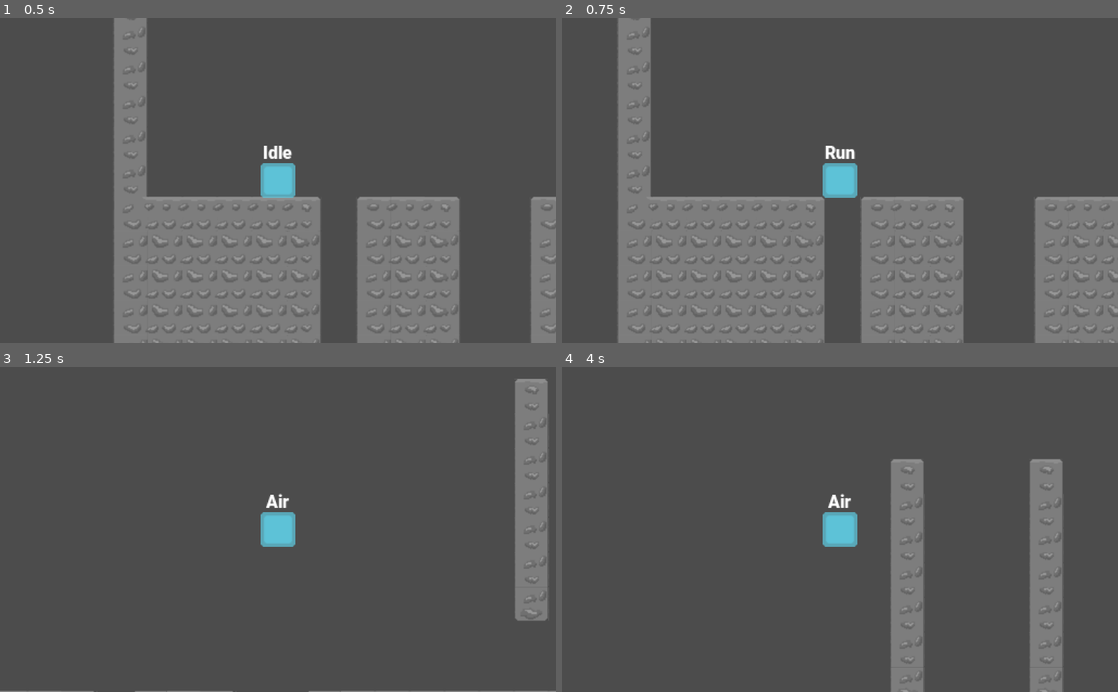
Above: before the commit, frames 1-4 (two rows, left to right).
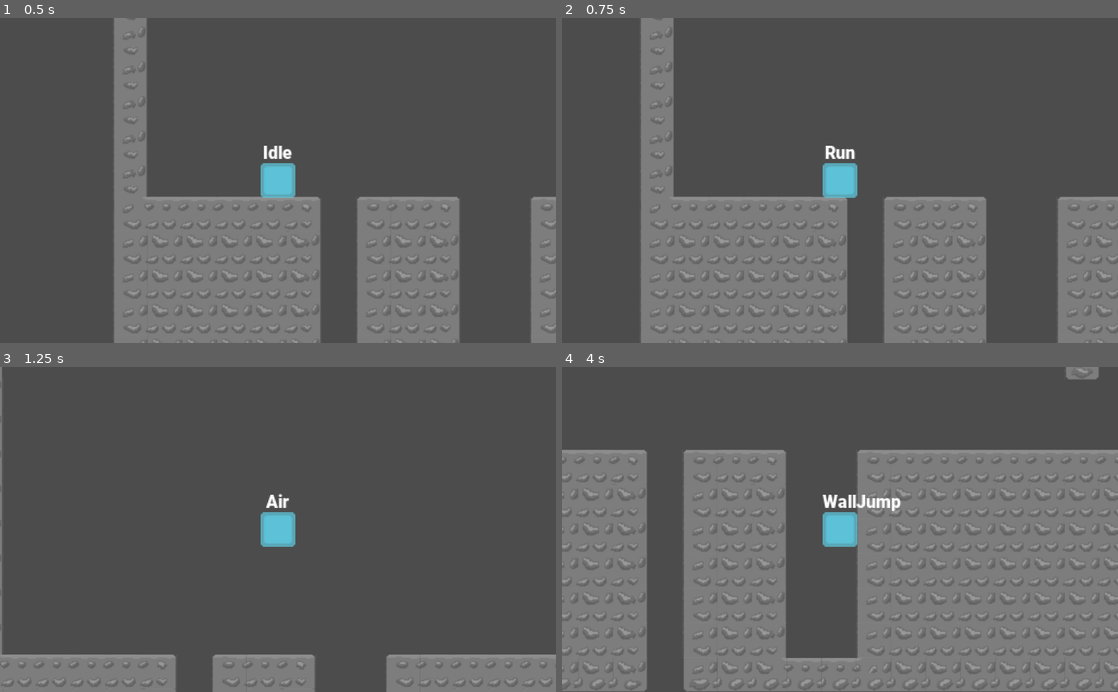
Above: after the commit, the same moments.

Repository: Vikrant0-7/Icecube_Adventure
Game: Godot game, scene res://Test.tscn
Same seed, same stepped clock (60 frames per second), same inputs: the game is played once before the commit and once after it. The project has no main scene, so this scene is started directly. The engine's default icon, where the game draws it, is replaced by a stand-in: a white triangle on a blue panel in a dark square.
Inputs:
- Up to frame 1 (0.5 s): no input
- Up to frame 2 (0.75 s): tap Enter at 0.5 s; hold Right (Right) from 0.53 s (still down); hold Shift (Sprint) from 0.53 s (still down)
- Up to frame 3 (1.25 s): keep holding Right (Right); keep holding Shift (Sprint); tap Up (Jump) at 0.77, 1.07 s; tap S (duck) at 0.8 s
- Up to frame 4 (4 s): release Shift (Sprint) at 1.28 s; tap S (duck) at 1.35, 3.05 s; tap Up (Jump) at 1.52, 1.55, 1.82, 3.02, 3.32, 3.77, 3.8 s; release Right (Right) at 2.03 s; hold Left (Left) 2.03-2.78 s; hold Up (Jump) 2.03-2.78 s; tap Shift (Sprint) at 2.3, 2.85 s; hold Right (Right) from 2.78 s (still down); hold S (duck) from 3.53 s (still down)

Frame 1 is identical in both runs. In frame 2, 16% of the frame differs, in the area x 9-100%, y 0-100%; in frame 3, 13%; in frame 4, 52%, in the area x 0-100%, y 0-100%.

Commit message:
Added Inspector script to player

Diff:
--- a/Prefabs/Enemies/Enemy_Basic.tscn
+++ b/Prefabs/Enemies/Enemy_Basic.tscn
@@ -12,11 +12,15 @@
 [sub_resource type="DynamicFont" id=2]
 font_data = ExtResource( 3 )
 
+[sub_resource type="CircleShape2D" id=3]
+
 [node name="Enemy_Basic" type="KinematicBody2D"]
 z_index = 10
 collision_layer = 4
 collision_mask = 2
 script = ExtResource( 2 )
+can_detect_player/detect_player = false
+can_detect_player/radius = 0.0
 
 [node name="Sprite" type="Sprite" parent="."]
 scale = Vector2( 0.5, 0.5 )
@@ -52,6 +56,11 @@
 cast_to = Vector2( 0, 7 )
 collision_mask = 2
 
+[node name="Area2D" type="Area2D" parent="State_Machine/Patrol/Move_with_you"]
+
+[node name="CollisionShape2D" type="CollisionShape2D" parent="State_Machine/Patrol/Move_with_you/Area2D"]
+shape = SubResource( 3 )
+
 [node name="VisibilityEnabler2D" type="VisibilityEnabler2D" parent="."]
 position = Vector2( -0.5, -0.5 )
 scale = Vector2( 1.95, 1.95 )
--- a/Prefabs/Player.tscn
+++ b/Prefabs/Player.tscn
@@ -25,6 +25,27 @@
 z_index = 20
 collision_mask = 34
 script = ExtResource( 3 )
+Run/SPEED = 4.0
+Run/acceleration = 1.0
+Run/friction = 1.0
+Run/SPRINT_SPEED = 8.0
+Run/sprint_acceleration = 1.0
+Run/sprint_stamina = 20.0
+Run/sprint_tiredness = 1.0
+Air/jump_height = 3.5
+Air/time_to_peak = 0.725
+Air/time_to_descent = 0.65
+Air/drag = 0.42
+Air/max_jumps = 0
+Air/can_jet = false
+Air/can_double_jump = true
+Air/can_wall_jump = true
+Jet/time_to_react = 1.0
+Jet/propultion_duration = 10.0
+Jet/speed = Vector2( 4, 4 )
+Wall_Jump/Wall_Gravity = 5.0
+Wall_Jump/Jump_force = 5.0
+Wall_Jump/Controls_Disabled = 2.0
 
 [node name="sprite" type="Sprite" parent="."]
 texture = ExtResource( 2 )
@@ -53,38 +74,17 @@
 
 [node name="Run" type="Node" parent="State_Machine"]
 script = ExtResource( 5 )
-SPEED = 5.0
-acceleration = 0.4
-friction = 0.3
-SPRINT_SPEED = 10.0
-sprint_acceleration = 0.8
-sprint_stamina = 10.0
 
 [node name="Air" type="Node" parent="State_Machine"]
 script = ExtResource( 6 )
-max_jumps = 4
-jump_height = 4.5
-time_to_peak = 0.4
-time_to_descent = 0.35
-drag = 0.02
-can_jet = true
-can_wall_jump = true
 
 [node name="Timer" type="Timer" parent="State_Machine/Air"]
 
 [node name="WallJump" type="Node" parent="State_Machine"]
 script = ExtResource( 8 )
-WALL_JUMP_FORCE = 5.0
-no_control_state = 2.0
-WALL_GRAVITY = 5.0
 
 [node name="Jet" type="Node" parent="State_Machine"]
 script = ExtResource( 9 )
-debug = true
-time_to_react = 0.5
-MAX_SPEED = 3.0
-MAX_VERTICAL_VELOCITY = 3.0
-propultion_duration = 5.0
 
 [node name="Camera2D" type="Camera2D" parent="."]
 current = true
--- a/Scripts/Enemies/Stupid/Enemy_Stupid.gd
+++ b/Scripts/Enemies/Stupid/Enemy_Stupid.gd
@@ -1,3 +1,4 @@
+tool
 extends KinematicBody2D
 
 class_name EnemyStupid
@@ -7,3 +8,49 @@
 var dir : Vector2
 
 export var is_stupid : bool = true
+
+var detect_player : bool = false
+var target : Player = null
+var radius : float
+
+
+######################################
+#                                    #
+#           EDITOR LOGIC             #
+#                                    #
+######################################
+func _get(property: String):
+	if property == "can_detect_player/radius":
+		return radius
+	if property == "can_detect_player/detect_player":
+		if detect_player and radius == 0:
+			print_debug("radius must be greater than 0")
+		return detect_player
+
+func _set(property: String, value) -> bool:
+	if property == "can_detect_player/radius":
+		radius = value
+		return true
+	if property == "can_detect_player/detect_player":
+		detect_player = value
+		if detect_player and radius == 0:
+			print_debug("radius must be greater than 0")
+		return true
+	return false
+
+func _get_property_list():
+	return [
+		{
+			"hint": PROPERTY_HINT_NONE,
+			"usage": PROPERTY_USAGE_DEFAULT,
+			"name": "can_detect_player/detect_player",
+			"type": TYPE_BOOL
+		},
+		{
+			"hint": PROPERTY_HINT_NONE,
+			"usage": PROPERTY_USAGE_DEFAULT,
+			"name": "can_detect_player/radius",
+			"type": TYPE_REAL
+		}
+
+	]
--- a/Scripts/Player/Player.gd
+++ b/Scripts/Player/Player.gd
@@ -1,3 +1,4 @@
+tool
 extends KinematicBody2D
 
 class_name Player
@@ -23,7 +24,324 @@
 
 
 func _physics_process(delta : float):
-	get_input()
+	if not Engine.editor_hint:
+		get_input()
 
 func lit() -> void:
 	print("yeh")
+
+
+
+
+
+
+######################################
+#                                    #
+#           EDITOR LOGIC             #
+#                                    #
+######################################
+
+#run variables
+var SPEED : float
+var acceleration : float
+var friction :float
+var SPRINT_SPEED : float
+var sprint_stamina : float
+var sprint_tiredness : float
+var sprint_acceleration : float = 0.0
+
+#Air variables
+var max_jumps : int
+var jump_height : float
+var time_to_peak : float
+var time_to_descent : float
+var drag : float
+var can_jet : bool = false
+var can_double_jump : bool = false
+var can_wall_jump : bool = false
+
+#jet variables
+var time_to_react : float
+var propultion_duration : float
+var speed: Vector2
+
+#wall jump variables
+var WALL_JUMP_FORCE : float
+var no_control_state : float
+var  WALL_GRAVITY : float
+
+func _get(property: String):
+
+	#run
+	if property == "Run/SPEED":
+		return SPEED
+	if property == "Run/acceleration":
+		return acceleration
+	if property == "Run/friction":
+		return friction
+	if property == "Run/SPRINT_SPEED":
+		return SPRINT_SPEED
+	if property == "Run/sprint_stamina":
+		return sprint_stamina
+	if property == "Run/sprint_tiredness":
+		return sprint_tiredness
+	if property == "Run/sprint_acceleration":
+		return sprint_acceleration
+
+	#air
+	if property == "Air/max_jumps":
+		return max_jumps
+	if property == "Air/jump_height":
+		return jump_height
+	if property == "Air/time_to_peak":
+		return time_to_peak
+	if property == "Air/time_to_descent":
+		return time_to_descent
+	if property == "Air/drag":
+		return drag
+	if property == "Air/can_jet":
+		return can_jet
+	if property == "Air/can_double_jump":
+		return can_double_jump
+	if property == "Air/can_wall_jump":
+		return can_wall_jump
+
+	#jet
+	if property == "Jet/time_to_react":
+		return time_to_react
+	if property == "Jet/propultion_duration":
+		return propultion_duration
+	if property == "Jet/speed":
+		return speed
+
+	#wall jump
+	if property == "Wall_Jump/Wall_Gravity":
+		return WALL_GRAVITY
+	if property == "Wall_Jump/Jump_force":
+		return WALL_JUMP_FORCE
+	if property == "Wall_Jump/Controls_Disabled":
+		return no_control_state
+
+func _set(property: String, value) -> bool:
+
+	#run
+	if property == "Run/SPEED":
+		SPEED = value
+		return true
+	if property == "Run/acceleration":
+		acceleration = value
+		return true
+	if property == "Run/friction":
+		friction = value
+		return true
+	if property == "Run/SPRINT_SPEED":
+		SPRINT_SPEED = value
+		return true
+	if property == "Run/sprint_stamina":
+		sprint_stamina = value
+		return true
+	if property == "Run/sprint_tiredness":
+		sprint_tiredness = value
+		return true
+	if property == "Run/sprint_acceleration":
+		sprint_acceleration = value
+		return true
+
+	#air
+	if property == "Air/max_jumps":
+		max_jumps = value
+		return true
+	if property == "Air/jump_height":
+		jump_height = value
+		return true
+	if property == "Air/time_to_peak":
+		time_to_peak = value
+		return true
+	if property == "Air/time_to_descent":
+		time_to_descent = value
+		return true
+	if property == "Air/drag":
+		drag = value
+		return true
+	if property == "Air/can_jet":
+		can_jet = value
+		return true
+	if property == "Air/can_double_jump":
+		can_double_jump = value
+		return true
+	if property == "Air/can_wall_jump":
+		can_wall_jump = value
+		return true
+
+	#jet
+	if property == "Jet/time_to_react":
+		time_to_react = value
+		return true
+	if property == "Jet/propultion_duration":
+		propultion_duration = value
+		return true
+	if property == "Jet/speed":
+		speed = value
+		return true
+
+	#wall jump
+	if property == "Wall_Jump/Wall_Gravity":
+		WALL_GRAVITY = value
+		return true
+	if property == "Wall_Jump/Jump_force":
+		WALL_JUMP_FORCE = value
+		return true
+	if property == "Wall_Jump/Controls_Disabled":
+		no_control_state = value
+		return true
+
+	return false
+
+func _get_property_list() -> Array:
+	return[
+		{
+			"hint": PROPERTY_HINT_RANGE,
+			"hint_string" : "1,10,0.5",
+			"usage": PROPERTY_USAGE_DEFAULT,
+			"name": "Run/SPEED",
+			"type": TYPE_REAL
+		},
+		{
+			"hint": PROPERTY_HINT_RANGE,
+			"hint_string" : "0,1,0.02",
+			"usage": PROPERTY_USAGE_DEFAULT,
+			"name": "Run/acceleration",
+			"type": TYPE_REAL
+		},
+		{
+			"hint": PROPERTY_HINT_RANGE,
+			"hint_string" : "0,1,0.02",
+			"usage": PROPERTY_USAGE_DEFAULT,
+			"name": "Run/friction",
+			"type": TYPE_REAL
+		},
+		{
+			"hint": PROPERTY_HINT_RANGE,
+			"hint_string" : "0,20,0.5",
+			"usage": PROPERTY_USAGE_DEFAULT,
+			"name": "Run/SPRINT_SPEED",
+			"type": TYPE_REAL
+		},
+		{
+			"hint": PROPERTY_HINT_RANGE,
+			"hint_string" : "0,1,0.04",
+			"usage": PROPERTY_USAGE_DEFAULT,
+			"name": "Run/sprint_acceleration",
+			"type": TYPE_REAL
+		},
+		{
+			"hint": PROPERTY_HINT_RANGE,
+			"hint_string" : "0,20,0.5,or_greater",
+			"usage": PROPERTY_USAGE_DEFAULT,
+			"name": "Run/sprint_stamina",
+			"type": TYPE_REAL
+		},
+		{
+			"hint": PROPERTY_HINT_RANGE,
+			"hint_string" : "0,5,0.2",
+			"usage": PROPERTY_USAGE_DEFAULT,
+			"name": "Run/sprint_tiredness",
+			"type": TYPE_REAL
+		},
+		{
+			"hint": PROPERTY_HINT_RANGE,
+			"hint_string" : "0,6,0.5,or_greater",
+			"usage": PROPERTY_USAGE_DEFAULT,
+			"name": "Air/jump_height",
+			"type": TYPE_REAL
+		},
+		{
+			"hint": PROPERTY_HINT_RANGE,
+			"hint_string" : "0,2,0.05",
+			"usage": PROPERTY_USAGE_DEFAULT,
+			"name": "Air/time_to_peak",
+			"type": TYPE_REAL
+		},
+		{
+			"hint": PROPERTY_HINT_RANGE,
+			"hint_string" : "0,2,0.05",
+			"usage": PROPERTY_USAGE_DEFAULT,
+			"name": "Air/time_to_descent",
+			"type": TYPE_REAL
+		},
+		{
+			"hint": PROPERTY_HINT_RANGE,
+			"hint_string" : "0,0.5,0.01",
+			"usage": PROPERTY_USAGE_DEFAULT,
+			"name": "Air/drag",
+			"type": TYPE_REAL
+		},
+		{
+			"hint": PROPERTY_HINT_RANGE,
+			"hint_string" : "0,5,1",
+			"usage": PROPERTY_USAGE_DEFAULT,
+			"name": "Air/max_jumps",
+			"type": TYPE_INT
+		},
+		{
+			"hint": PROPERTY_HINT_NONE,
+			"usage": PROPERTY_USAGE_DEFAULT,
+			"name": "Air/can_jet",
+			"type": TYPE_BOOL
+		},
+		{
+			"hint": PROPERTY_HINT_NONE,
+			"usage": PROPERTY_USAGE_DEFAULT,
+			"name": "Air/can_double_jump",
+			"type": TYPE_BOOL
+		},
+		{
+			"hint": PROPERTY_HINT_NONE,
+			"usage": PROPERTY_USAGE_DEFAULT,
+			"name": "Air/can_wall_jump",
+			"type": TYPE_BOOL
+		},
+		{
+			"hint": PROPERTY_HINT_RANGE,
+			"hint_string" : "0,2,0.25",
+			"usage": PROPERTY_USAGE_DEFAULT,
+			"name": "Jet/time_to_react",
+			"type": TYPE_REAL
+		},
+		{
+			"hint": PROPERTY_HINT_RANGE,
+			"hint_string" : "0,20,0.5,or_greater",
+			"usage": PROPERTY_USAGE_DEFAULT,
+			"name": "Jet/propultion_duration",
+			"type": TYPE_REAL
+		},
+		{
+			"hint": PROPERTY_HINT_RANGE,
+			"hint_string" : "0,10,0.5,or_greater",
+			"usage": PROPERTY_USAGE_DEFAULT,
+			"name": "Jet/speed",
+			"type": TYPE_VECTOR2
+		},
+		{
+			"hint": PROPERTY_HINT_RANGE,
+			"hint_string" : "1,10,0.5,or_greater",
+			"usage": PROPERTY_USAGE_DEFAULT,
+			"name": "Wall_Jump/Wall_Gravity",
+			"type": TYPE_REAL
+		},
+		{
+			"hint": PROPERTY_HINT_RANGE,
+			"hint_string" : "1,10,0.5,or_greater",
+			"usage": PROPERTY_USAGE_DEFAULT,
+			"name": "Wall_Jump/Jump_force",
+			"type": TYPE_REAL
+		},
+		{
+			"hint": PROPERTY_HINT_RANGE,
+			"hint_string" : "1,10,0.5,or_greater",
+			"usage": PROPERTY_USAGE_DEFAULT,
+			"name": "Wall_Jump/Controls_Disabled",
+			"type": TYPE_REAL
+		}
+
+	]
--- a/Scripts/Player/State/Air.gd
+++ b/Scripts/Player/State/Air.gd
@@ -3,29 +3,26 @@
 extends PlayerState
 
 
-export (int,1,4,1) var max_jumps = 2
+var max_jumps : int
 
-export var jump_height : float               #how many blocks high should player jump
-export var time_to_peak : float              #time it takes to reach jump_height
-export var time_to_descent : float           #time it takes to fall back to ground from jump_height
+var jump_velocity : float  #calulates jump velocity
+var jump_gravity : float #calculates gravity during jump
 
-onready var jump_velocity : float = ((2.0 * jump_height * G_Vars.block_size) / time_to_peak) * -1.0  #calulates jump velocity
-onready var jump_gravity : float = ((-2.0 * jump_height * G_Vars.block_size) / (time_to_peak * time_to_peak)) * -1.0 #calculates gravity during jump
 #equals to jump_gravity if time_to_peak = time_to_descent
-onready var fall_gravity : float = ((-2.0 * jump_height * G_Vars.block_size) / (time_to_descent * time_to_descent)) * -1.0 #calculates normal gravity
-export (float,0,1,0.001) var drag = 0
+var fall_gravity : float  #calculates normal gravity
+var drag : float
 
+#powerups
+var can_jet : bool = false
+var can_double_jump : bool = false
+var can_wall_jump : bool = false
+
+
+#
 var can_jump : bool = true
 var jumps : int = 0
 
-#powerups
-export var can_jet : bool = false
-export var can_double_jump : bool = false
-export var can_wall_jump : bool = false
 
-
-onready var Run := get_parent().get_node("Run")
-onready var Idle := get_parent().get_node("Idle")
 onready var Jet := get_parent().get_node("Jet")
 
 
@@ -35,6 +32,18 @@
 var control_enabled : bool = true #for how long control is disabled i.e. player can move in one dir only
 var dir : float #dir in which player can move in controls disabled state
 var fall_slowly : bool = false #make player fall slowly to make it look cool. Supplied by other states
+
+
+func start() -> void:
+	jump_velocity = ((2.0 * player.jump_height * G_Vars.block_size) / player.time_to_peak) * -1.0
+	jump_gravity = ((-2.0 * player.jump_height * G_Vars.block_size) / (player.time_to_peak * player.time_to_peak)) * -1.0
+	fall_gravity = ((-2.0 * player.jump_height * G_Vars.block_size) / (player.time_to_descent * player.time_to_descent)) * -1.0
+	drag = player.drag
+	max_jumps = player.max_jumps
+	can_jet = player.can_jet
+	can_double_jump = player.can_double_jump
+	can_wall_jump = player.can_wall_jump
+
 
 #method is called when player's state is switched to this state
 func enter(msg := {}) -> void:
--- a/Scripts/Player/State/Jet.gd
+++ b/Scripts/Player/State/Jet.gd
@@ -1,16 +1,14 @@
 extends PlayerState
 
-export (bool) var debug = false
 
-export (float,0,5,0.5) var time_to_react = 1 #time taken to reach max speed
-export (float,0,200) var MAX_SPEED = 40
-export (float,0,200) var MAX_VERTICAL_VELOCITY = 30
-export (float,0,100,1) var propultion_duration = 10.0 #for how long player can fly
+var time_to_react : float       #time taken to reach max speed
+var propultion_duration : float   #for how long player can fly
+var speed: Vector2
 
-#converting units
-#from blocks to pixel
-onready var max_speed = MAX_SPEED * G_Vars.block_size
-onready var max_vertical_velocity = MAX_VERTICAL_VELOCITY * G_Vars.block_size
+func start() -> void:
+	time_to_react = player.time_to_react
+	propultion_duration = player.propultion_duration
+	speed = player.speed * G_Vars.block_size
 
 func fixed_update(delta : float) -> void:
 
@@ -20,21 +18,21 @@
 
 	#applynig motion in x-axis
 	if player.dir.x != 0:
-		player.velocity.x = lerp(player.velocity.x, max_speed * player.dir.x, delta * time_to_react)
+		player.velocity.x = lerp(player.velocity.x, speed.x * player.dir.x, delta * time_to_react)
 	#stopping player in x-axis
 	elif player.dir.x == 0:
 		player.velocity.x = lerp(player.velocity.x, 0, delta * time_to_react)
 
 	#applynig motion in y-axis
 	if player.dir.y != 0:
-		player.velocity.y = lerp(player.velocity.y, max_speed * player.dir.y, delta * time_to_react)
+		player.velocity.y = lerp(player.velocity.y, speed.y * player.dir.y, delta * time_to_react)
 	#stopping player in y-axis
 	elif player.dir.y ==0:
-		player.velocity.y = lerp(player.velocity.y, max_speed * player.dir.y, delta * time_to_react)
+		player.velocity.y = lerp(player.velocity.y, speed.y * player.dir.y, delta * time_to_react)
 
 	#falling slowly if player is not moving in any direction
 	if player.dir.y == 0 and player.dir.x == 0:
-		player.velocity.y += max_vertical_velocity * delta
+		player.velocity.y += speed.y * delta
 
 
 	player.velocity = player.move_and_slide(player.velocity, Vector2.UP) #appling motion
@@ -46,7 +44,7 @@
 
 	#shutting down jet with specific key presses or propultion is zero
 	if ((Input.is_action_pressed("Sprint") and Input.is_action_pressed("duck")) or propultion_duration <= 0) and not player.is_on_floor():
-		state_machine.transition_to("Air", {fall_slowly = " ", _speed = max_speed}) #switch to air and fall slowly just to make it look cool
+		state_machine.transition_to("Air", {fall_slowly = " ", _speed = speed.x}) #switch to air and fall slowly just to make it look cool
 
 	#switching to idle if player hit ground
 	if player.is_on_floor() and player.dir.x == 0:
--- a/Scripts/Player/State/Run.gd
+++ b/Scripts/Player/State/Run.gd
@@ -2,17 +2,15 @@
 
 extends PlayerState
 
-export (float) var SPEED
+var acceleration : float = 0.1
+var friction :float = 0.1
+var sprint_stamina : float = 2  #for how long player can sprint
+var sprint_tiredness : float = 2 #for how long player can't run after consuming all stamina
 
-onready var speed = SPEED * G_Vars.block_size
+var speed : float
 
-export (float,0,1,0.1) var acceleration = 0.1
-export (float,0,1,0.1) var friction = 0.1
-export (float) var SPRINT_SPEED = 100
-onready var sprint_speed = SPRINT_SPEED * G_Vars.block_size
-export (float,0,1,0.1) var sprint_acceleration = 0.1
-export (float,0,10,0.5) var sprint_stamina = 2  #for how long player can sprint
-export (float,0,10,0.5) var sprint_tiredness = 2 #for how long player can't run after consuming all stamina
+var sprint_speed : float
+var sprint_acceleration = 0.1
 
 onready var Idle := get_parent().get_node("Idle")
 onready var Air := get_parent().get_node("Air")
@@ -23,10 +21,16 @@
 var stamina : float #current stamina of player
 
 #method is called when player's state is switched to this state
-
 func enter(msg := {}) -> void:
 	pass
 
+func start() -> void:
+	speed = player.SPEED * G_Vars.block_size
+	acceleration = player.acceleration
+	friction = player.friction
+	sprint_speed = player.SPRINT_SPEED * G_Vars.block_size
+	sprint_stamina = player.sprint_stamina
+	sprint_tiredness = player.sprint_tiredness
 
 #virtual method called when physhics is update updated
 func fixed_update(delta : float) -> void:
--- a/Scripts/Player/State/WallJump.gd
+++ b/Scripts/Player/State/WallJump.gd
@@ -2,17 +2,17 @@
 
 extends PlayerState
 
-export (float,1,100) var WALL_JUMP_FORCE  #force by which player moves away from wall
-export (float,0,2,0.5) var no_control_state  #for how long player can't be controlled mid air
-export (float,0,500) var WALL_GRAVITY  #gravity when sliding with wall
 
-
-#converting units
-#from blocks to pixel
-onready var wall_jump_force = WALL_JUMP_FORCE * G_Vars.block_size
-onready var wall_gravity = WALL_GRAVITY * G_Vars.block_size
+var no_control_state : float  #for how long player can't be controlled mid air
+var wall_jump_force : float #force by which player moves away from wall
+var wall_gravity : float #gravity when sliding with wall
 
 var jump #jump force supplied by other states mainly air
+
+func start() -> void:
+	wall_jump_force = player.WALL_JUMP_FORCE * G_Vars.block_size
+	wall_gravity = player.WALL_GRAVITY * G_Vars.block_size
+	no_control_state = player.no_control_state
 
 func enter(msg := {}) -> void:
 
--- a/Scripts/Player/State_Machine.gd
+++ b/Scripts/Player/State_Machine.gd
@@ -20,8 +20,9 @@
 	for child in get_children():
 		if child.has_method("enter"):
 			child.state_machine = self
+			child.start()
 	state.enter()
-	state.start()
+
 
 
 
--- a/Test.tscn
+++ b/Test.tscn
@@ -16,6 +16,12 @@
 
 [node name="Player" parent="." instance=ExtResource( 2 )]
 position = Vector2( -1000, 400 )
+Air/time_to_peak = 0.35
+Air/time_to_descent = 0.45
+Air/drag = 0.02
+Air/max_jumps = 1
+Air/can_jet = true
 
 [node name="Enemy_Basic" parent="." instance=ExtResource( 3 )]
 position = Vector2( -304, 392 )
+is_stupid = false
--- a/project.godot
+++ b/project.godot
@@ -124,6 +124,10 @@
 2d_physics/layer_5="Pickups"
 2d_physics/layer_6="MovingPlatforms"
 
+[locale]
+
+locale_filter=[ 0, [  ] ]
+
 [physics]
 
 common/enable_pause_aware_picking=true
Not shown: 1 places in Prefabs/Enemies/Enemy_Basic.tscn that only renumber resources
